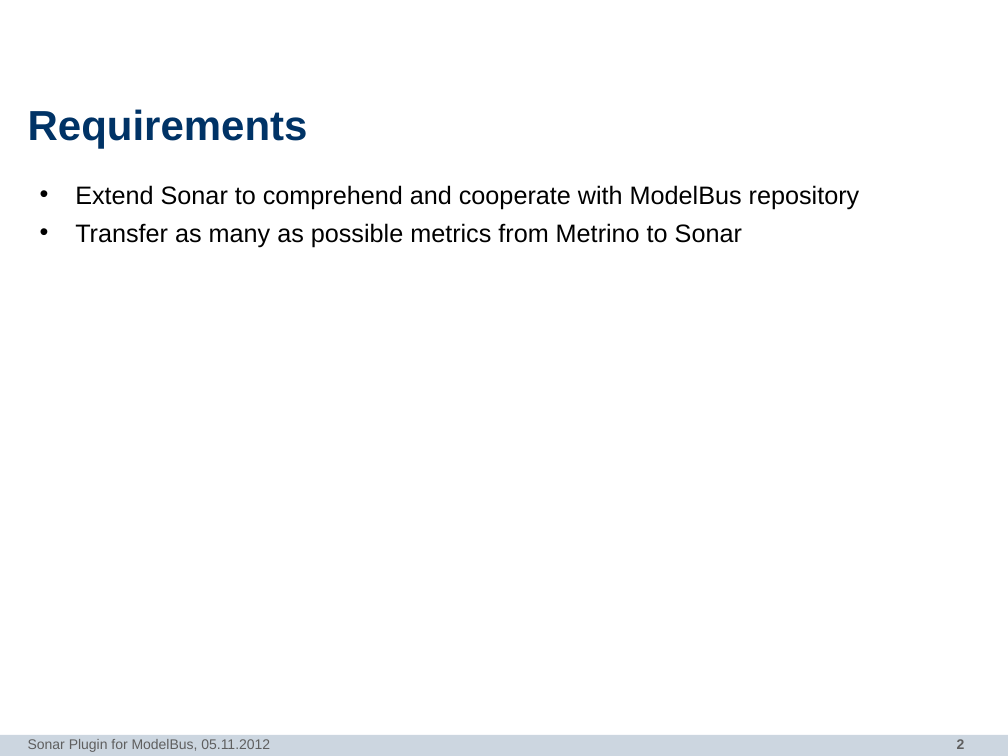
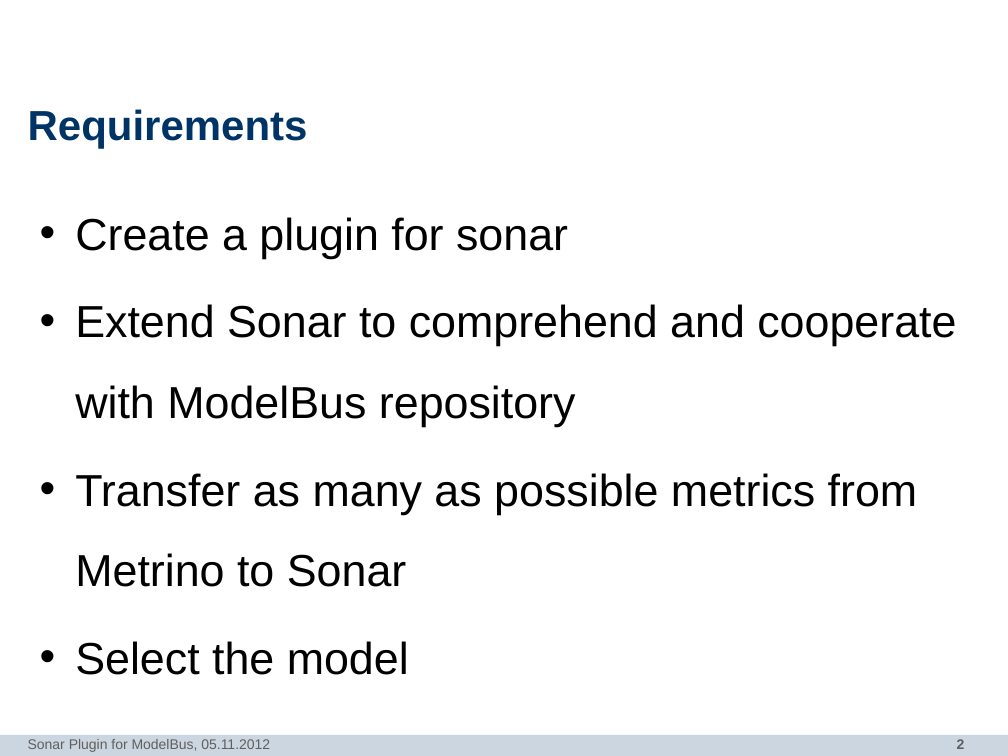
Before and after one commit to arsenij-solovjev/sonar-modelbus-plugin, a slide deck: slide 2 of requirements/Powerpoint Vorlage.pptx. Drawn at 1008x756 pixels with LibreOffice and Linux fonts; fonts in the diff are those of the drawing; background and template pictures are left out. Boxes give left, top, right and bottom in pixels: in the first picture for what was removed or moved away, otherwise in the second. Text is boxed around its words. In the diff, an @@ line names an element or a change of style, - is before the commit and + after.

Commit message:
remake of requirements
some content and design changes

```diff
--- a/requirements/Powerpoint Vorlage.pptx
+++ b/requirements/Powerpoint Vorlage.pptx
@@ text at (75,217,568,259): paragraph added @@
+• Create a plugin for sonar
@@ text at (75,304,956,587): size 18 to 32 pt in "Extend Sonar to comprehend and cooperate with ...", "Transfer as many as possible metrics from ..."; line spacing 1.02 to 1.5 @@
@@ text at (75,641,409,675): paragraph added @@
+• Select the model
```
Also in this commit, not shown: 1 other slide changed, 1 slide added.
